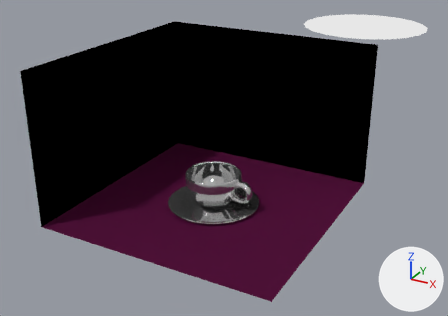
An edit to the Blender file coffee cup.blend, drawn before and after from the same camera.
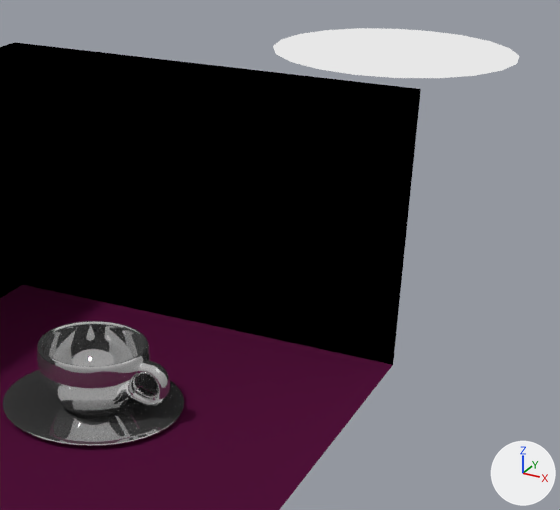
Each version is shown whole from a 50 mm lens placed at (9.29, -16.17, 9.83), pointed at (0.63, -0.42, 1.95), then close up on the part from 37% to 100% of the width and 0% to 81% of the height. The axes (+X, +Y, +Z) are drawn at lower right. The lights are the same throughout.

The older version as bpy lines, for what is in view:
```python
me_circle = bpy.data.meshes.new('Circle')
me_circle.from_pydata(...)  # 186 vertices, 192 faces; spans x -1.49..0.95, y -1.0..1.0, z -1.15..0.01
me_circle.polygons.foreach_set('use_smooth', [True] * 192)
me_circle.materials.append(mat_chrome)
me_circle_002 = bpy.data.meshes.new('Circle.002')
me_circle_002.from_pydata(...)  # 20 vertices, 1 face; spans x -1.0..1.0, y -1.0..1.0, z 0.0
me_circle_002.materials.append(mat_light)  # white #e7e7e7
me_plane = bpy.data.meshes.new('Plane')
me_plane.from_pydata([(1.0, -1.0, 0.0), (-1.0, -1.0, 0.0), (1.0, 1.0, 0.0), (-1.0, 1.0, 0.0)], [], [(1, 0, 2, 3)])
me_plane.materials.append(mat_table)  # dark purple #501339
ob_circle = bpy.data.objects.new('Circle', me_circle_002)
ob_circle.location = (3.89, 2.55, 5.9)
ob_circle.scale = (1.85, 1.85, 1.85)
ob_cup = bpy.data.objects.new('Cup', me_circle)
ob_cup.location = (0.0, 0.0, 0.0)
ob_cup.rotation_euler = (0.0, -3.142, 0.0)  # degrees (0, -180, 0)
_m = ob_cup.modifiers.new('Subsurf', 'SUBSURF')
_m.levels = 3
_m.render_levels = 3
ob_plane = bpy.data.objects.new('Plane', me_plane)
ob_plane.location = (0.0, 0.0, -0.03)
ob_plane.scale = (3.98, 3.98, 3.98)
# also in view: 'Saucer' at (0.0, 0.0, 0.02); 'Plane.003' at (0.0, 0.0, 2.5)
```
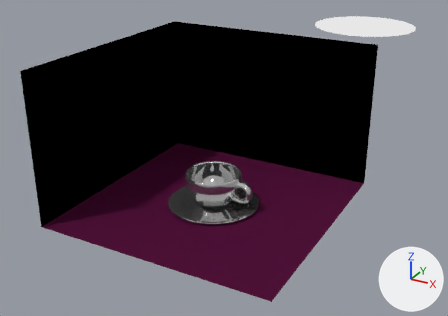
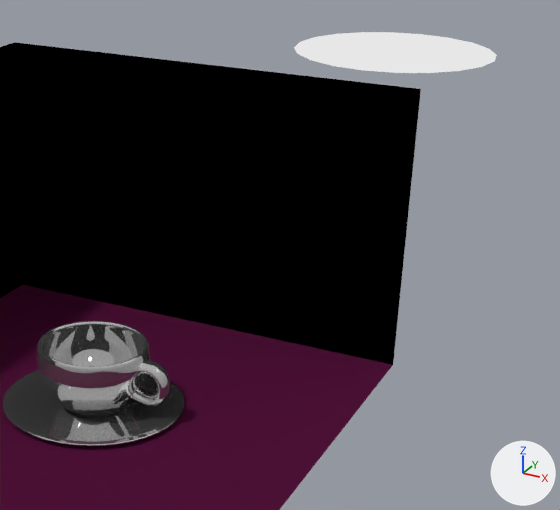
Where the change shows, as pixel boxes (x1, y1, x2, y2) in the close-ups (560 x 510 px):
'Circle', rescaled (17% narrower, 18% shorter): before (273, 28, 519, 78); after (294, 32, 497, 73)

The edits, one by one:
Object 'Circle' (ob_circle) is rescaled from (1.85, 1.85, 1.85) to (1.52, 1.52, 1.52).
